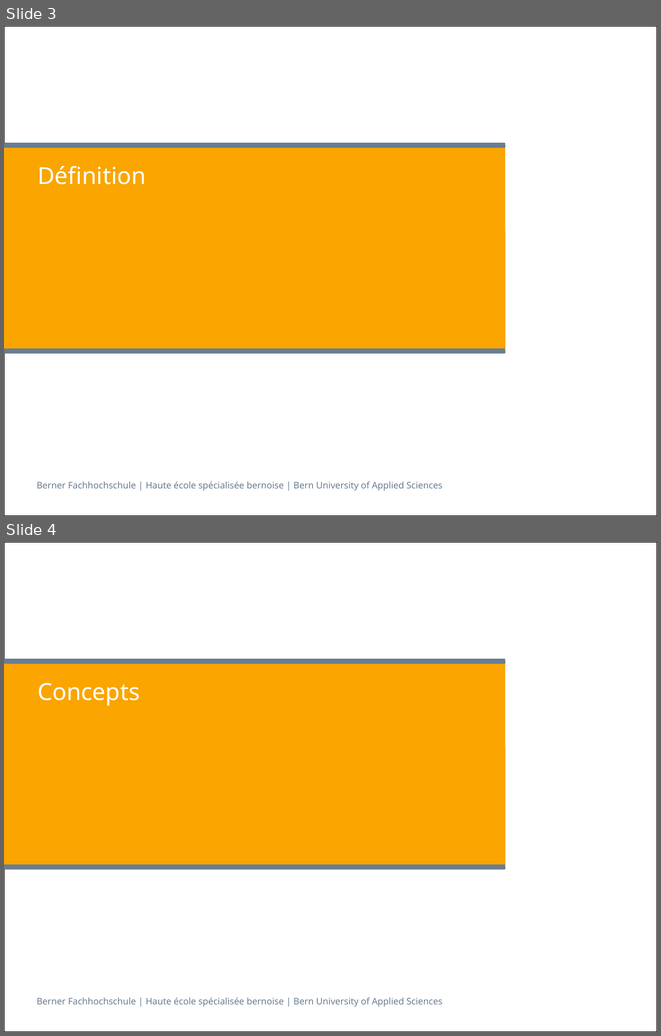
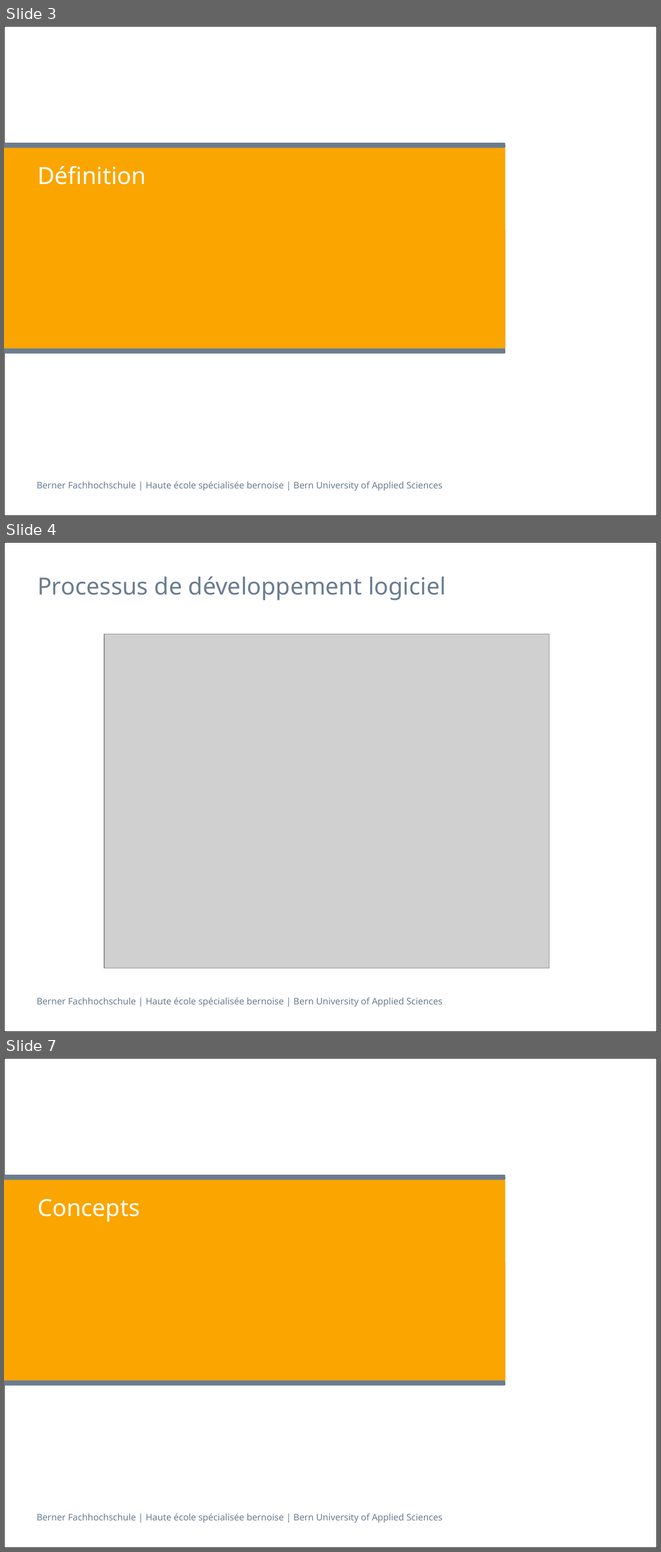
Before and after one commit to h3ll5ur7er/InfoSeminar, a slide deck: continuousIntegration/Infseminar_IntegrationContinue_aescd5.pptx. Shown one above the other, each under a label of ours: slides 3 and 4 before the commit, slides 3, 4 and 7 after it; the slides between them are not shown. The pictures are 661x1036 and 661x1552 pixels, drawn with LibreOffice and Linux fonts; fonts in the diff are those of the drawing; grey boxes stand for pictures. Boxes give left, top, right and bottom in pixels: in the first picture for what was removed or moved away, otherwise in the second. Text is boxed around its words. In the diff, an @@ line names an element or a change of style, - is before the commit and + after.

```diff
--- a/continuousIntegration/Infseminar_IntegrationContinue_aescd5.pptx
+++ b/continuousIntegration/Infseminar_IntegrationContinue_aescd5.pptx
@@ slide 4 added at <box>4,542,657,1032</box>, background #FFFFFF; not listed: 2 template elements that a slide beside it also shows @@
@@ title added at <box>37,576,446,600</box>, 26 pt, text #697D91 @@
+Processus de développement logiciel
@@ picture added at <box>104,634,548,968</box> @@
@@ what was slide 4 is now slide 7 @@
```
Also in this commit, not shown: 2 slides changed, 11 other slides added.
